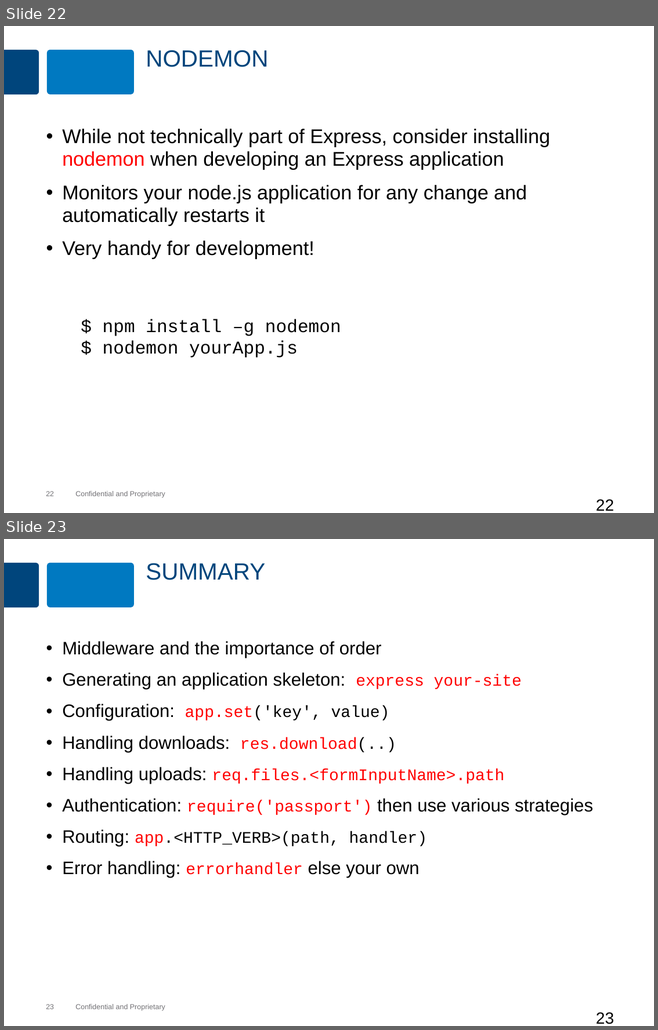
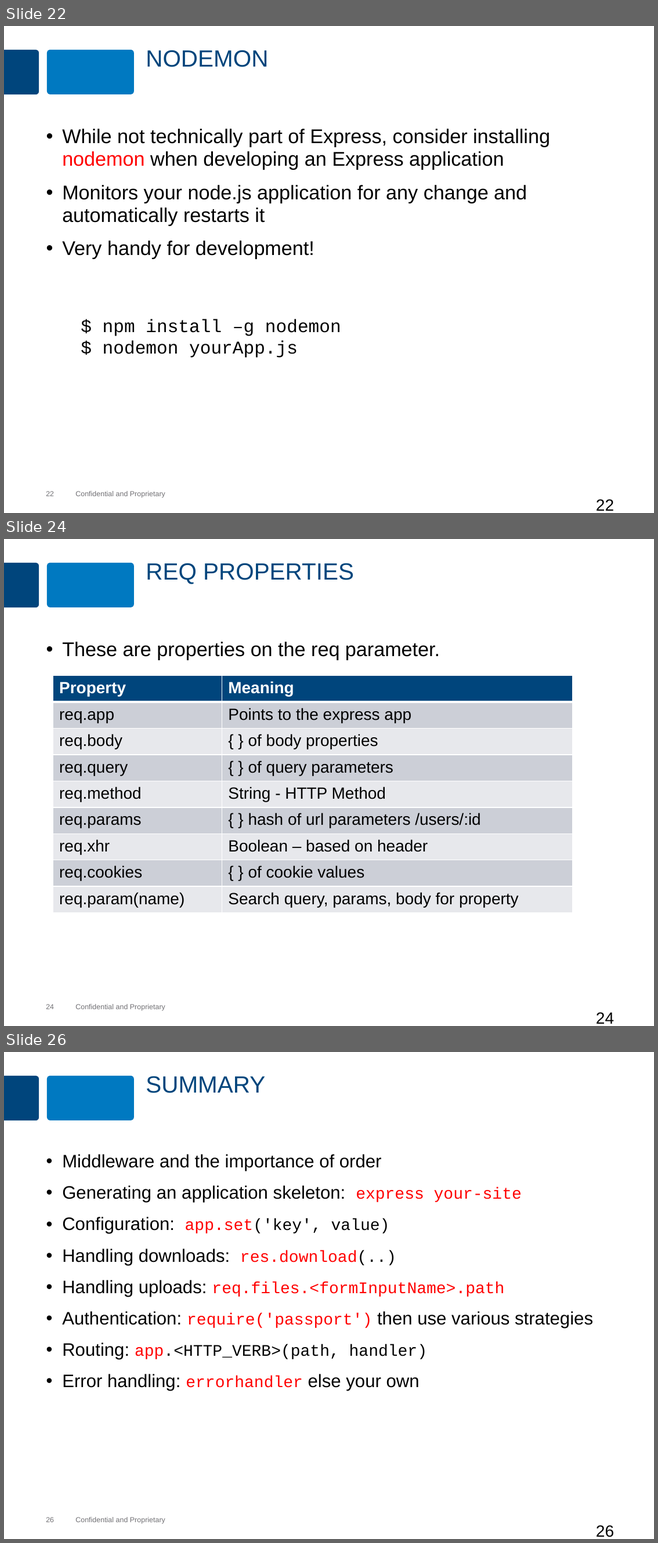
Before and after one commit to MaxMillington/nodePractice, a slide deck: node/lesson-59-express/express.pptx. Shown one above the other, each under a label of ours: slides 22 and 23 before the commit, slides 22, 24 and 26 after it; the slides between them are not shown. The pictures are 658x1030 and 658x1543 pixels, drawn with LibreOffice and Linux fonts; fonts in the diff are those of the drawing; background and template pictures are left out. Boxes give left, top, right and bottom in pixels: in the first picture for what was removed or moved away, otherwise in the second. Text is boxed around its words. In the diff, an @@ line names an element or a change of style, - is before the commit and + after.

Commit message:
Added pages on app, req, and res properties

```diff
--- a/node/lesson-59-express/express.pptx
+++ b/node/lesson-59-express/express.pptx
@@ slide 24 added at [4,539,654,1026], background #FFFFFF; not listed: 4 template elements that a slide beside it also shows @@
@@ title added at [146,563,354,584], 26 pt, text #00457C @@
+REQ PROPERTIES
@@ text added at [62,642,440,660], 22 pt, text #000000 @@
+• These are properties on the req parameter.
@@ table added at [53,675,572,913], 9 rows, 2 columns @@
+Property | Meaning
+req.app | Points to the express app
+req.body | { } of body properties
+req.query | { } of query parameters
+req.method | String - HTTP Method
+req.params | { } hash of url parameters /users/:id
+req.xhr | Boolean – based on header
+req.cookies | { } of cookie values
+req.param(name) | Search query, params, body for property
@@ page number added at [596,1012,614,1024], 18 pt, text #000000 @@
+24
@@ what was slide 23 is now slide 26 @@
@@ page number at [46,1517,54,1522]: text changed @@
-23
+26
@@ page number at [596,1525,614,1537]: text changed @@
-23
+26
```
Also in this commit, not shown: 2 other slides added.
